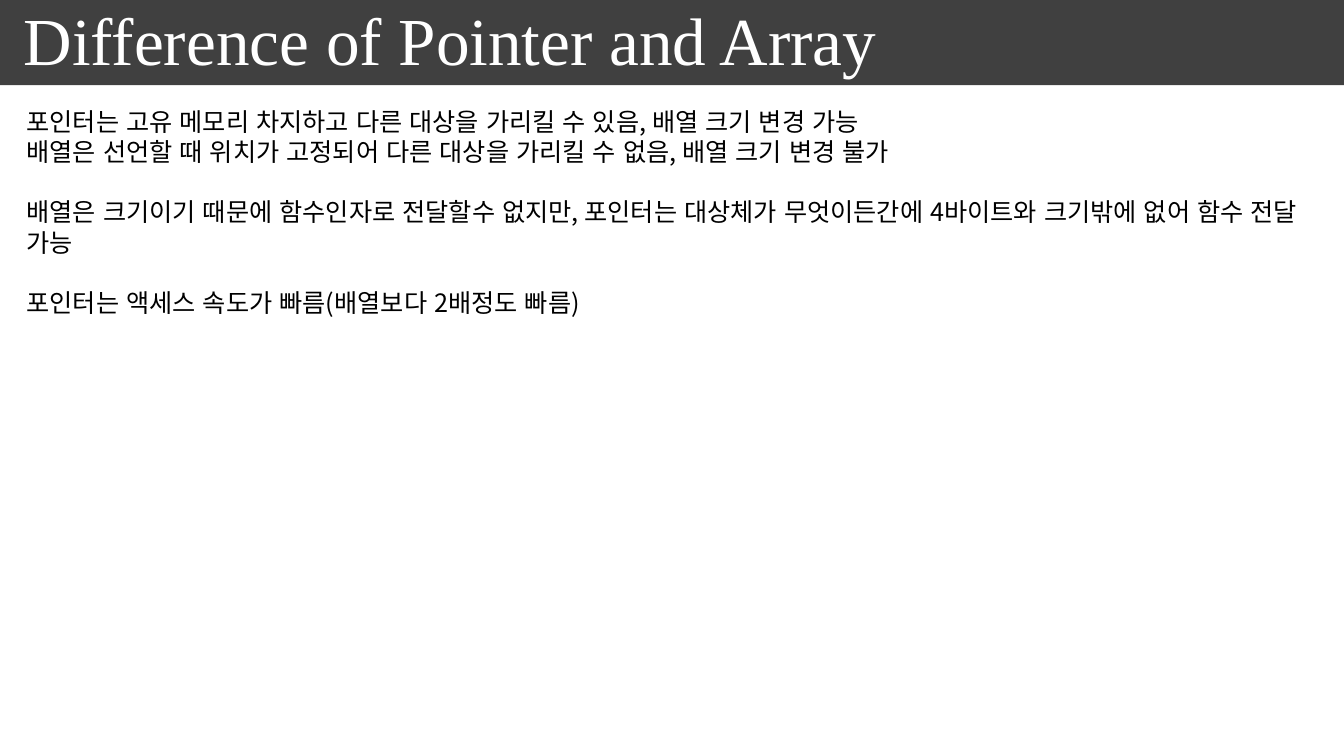
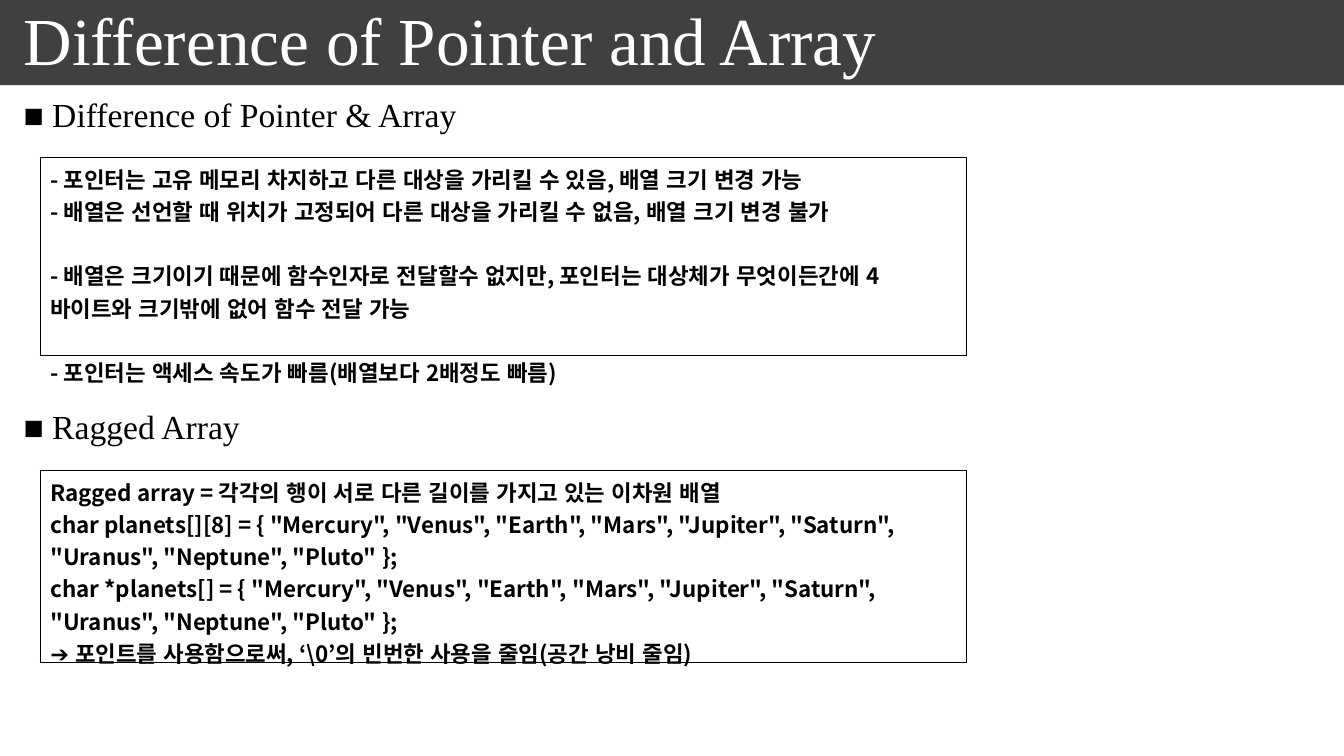
Before and after one commit to seonghokim/Study, a slide deck: slide 20 of everything in c.pptx (slide 7 before the commit). Drawn at 1344x756 pixels with LibreOffice and Linux fonts; fonts in the diff are those of the drawing. Boxes give left, top, right and bottom in pixels: in the first picture for what was removed or moved away, otherwise in the second. Text is boxed around its words. In the diff, an @@ line names an element or a change of style, - is before the commit and + after.

```diff
--- a/everything in c.pptx
+++ b/everything in c.pptx
@@ text removed at <box>27,110,1297,317</box> @@
-포인터는 고유 메모리 차지하고 다른 대상을 가리킬 수 있음, 배열 크기 변경 가능
-배열은 선언할 때 위치가 고정되어 다른 대상을 가리킬 수 없음, 배열 크기 변경 불가
-배열은 크기이기 때문에 함수인자로 전달할수 없지만, 포인터는 대상체가 무엇이든간에 4바이트와 크기밖에 없어 함수 전달 가능
-포인터는 액세스 속도가 빠름(배열보다 2배정도 빠름)
@@ text added at <box>52,103,456,134</box>, 24 pt, text #000000 @@
+■ Difference of Pointer & Array
@@ table added at <box>40,157,967,390</box>, 1 rows, 1 columns @@
+- 포인터는 고유 메모리 차지하고 다른 대상을 가리킬 수 있음, 배열 크기 변경 가능 / - 배열은 선언할 때 위치가 고정되어 다른 대상을 가리킬 수 없음, 배열 크기 변경 불가 / - 배열은 크기이기 때문에 함수인자로 전달할수 없지만, 포인터는 대상체가 무엇이든간에 4바이트와 크기밖에 없어 함수 전달 가능 / - 포인터는 액세스 속도가 빠름(배열보다 2배정도 빠름)
@@ text added at <box>52,415,239,445</box>, 24 pt, text #000000 @@
+■ Ragged Array
@@ table added at <box>40,471,967,671</box>, 1 rows, 1 columns @@
+Ragged array = 각각의 행이 서로 다른 길이를 가지고 있는 이차원 배열 / char planets[][8] = { "Mercury", "Venus", "Earth", "Mars", "Jupiter", "Saturn", "Uranus", "Neptune", "Pluto" }; / char *planets[] = { "Mercury", "Venus", "Earth", "Mars", "Jupiter", "Saturn", "Uranus", "Neptune", "Pluto" }; / ➔ 포인트를 사용함으로써, ‘\0’의 빈번한 사용을 줄임(공간 낭비 줄임)
```
Also in this commit, not shown: 7 other slides changed, 9 slides added, 1 slide removed.
